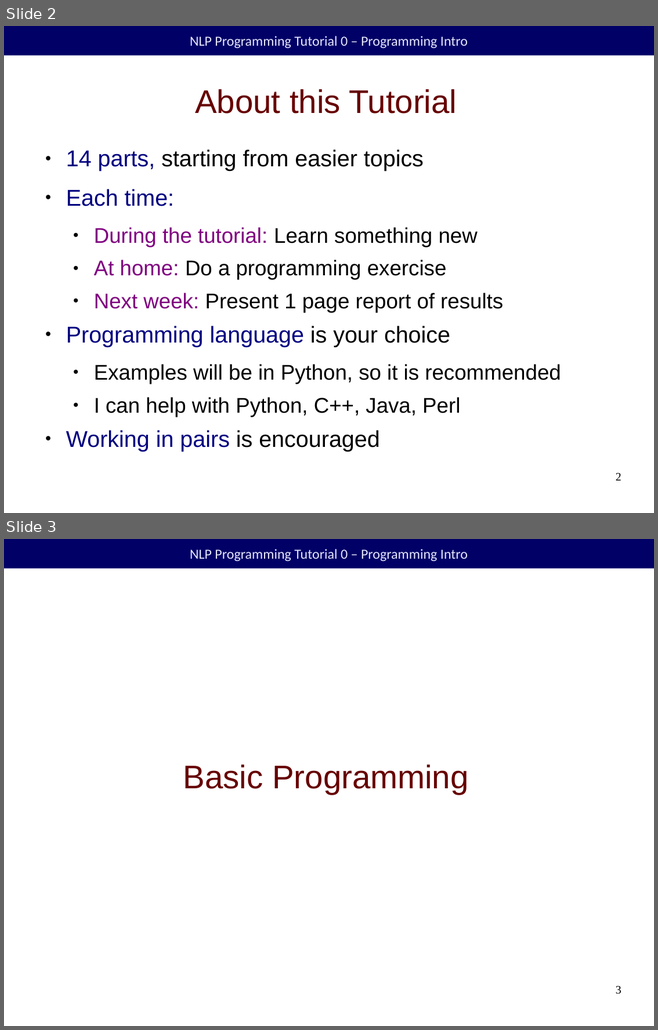
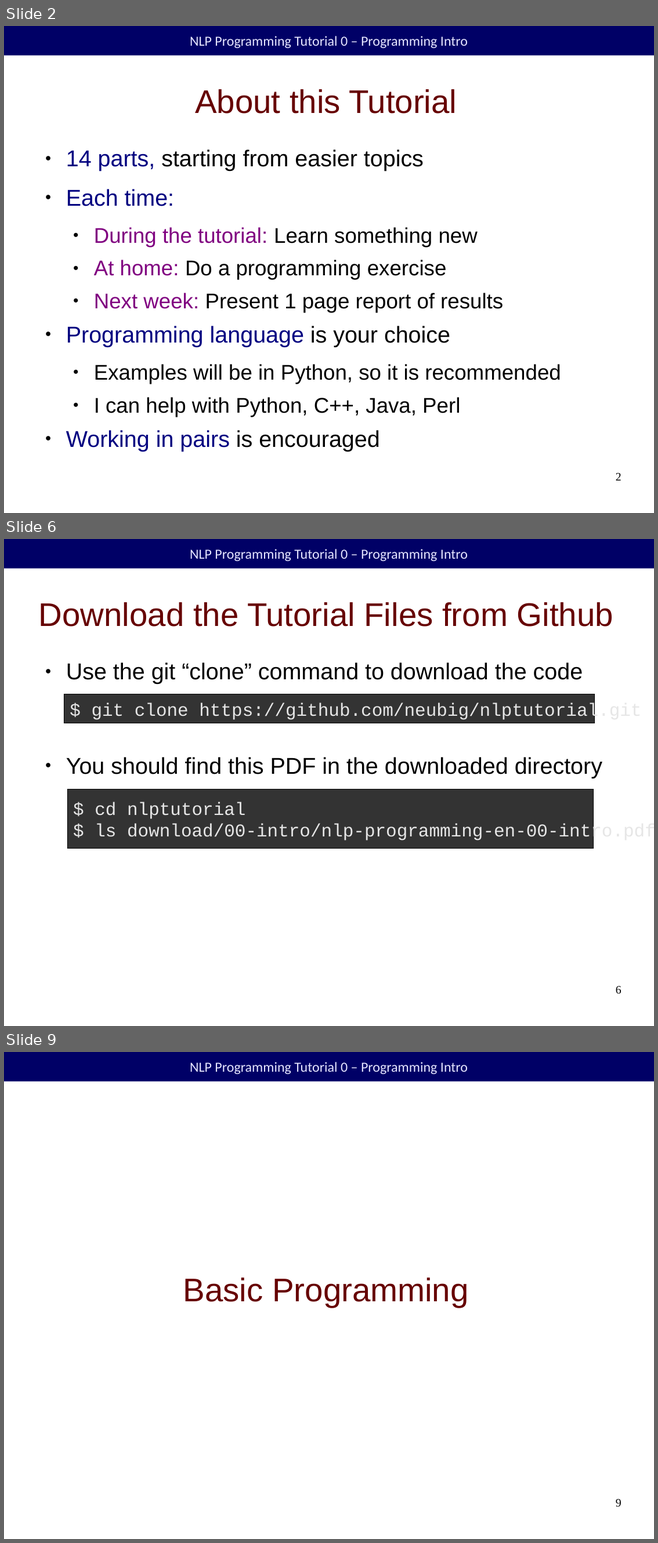
Before and after one commit to duffrind/nlppractice, a slide deck: 00-intro/nlp-programming-en-00-intro.odp. Shown one above the other, each under a label of ours: slides 2 and 3 before the commit, slides 2, 6 and 9 after it; the slides between them are not shown. The pictures are 658x1030 and 658x1543 pixels, drawn with LibreOffice and Linux fonts; fonts in the diff are those of the drawing; background and template pictures are left out. Boxes give left, top, right and bottom in pixels: in the first picture for what was removed or moved away, otherwise in the second. Text is boxed around its words. In the diff, an @@ line names an element or a change of style, - is before the commit and + after.

```diff
--- a/00-intro/nlp-programming-en-00-intro.odp
+++ b/00-intro/nlp-programming-en-00-intro.odp
@@ slide 6 added at (x1=4, y1=539, x2=654, y2=1026), background #FFFFFF; not listed: 1 template element that a slide beside it also shows @@
@@ title added at (x1=39, y1=602, x2=613, y2=627), 40 pt, text #660000 @@
+Download the Tutorial Files from Github
@@ text added at (x1=66, y1=663, x2=602, y2=778), 28 pt, text #000000 @@
+● Use the git “clone” command to download the code
+● You should find this PDF in the downloaded directory
@@ rectangle added at (x1=64, y1=694, x2=594, y2=723), fill #333333, outline #000000 0 pt, 22 pt, text #E6E6E6 @@
+$ git clone https://github.com/neubig/nlptutorial.git
@@ rectangle added at (x1=67, y1=790, x2=593, y2=849), fill #333333, outline #000000 0 pt, 22 pt, text #E6E6E6 @@
+$ cd nlptutorial
+$ ls download/00-intro/nlp-programming-en-00-intro.pdf
@@ page number added at (x1=615, y1=986, x2=621, y2=994), 14 pt, text #000000 @@
+6
@@ what was slide 3 is now slide 9 @@
@@ page number at (x1=615, y1=1499, x2=621, y2=1507): text changed @@
-3
+9
```
Also in this commit, not shown: 2 slides changed, 4 other slides added, 4 other files.
